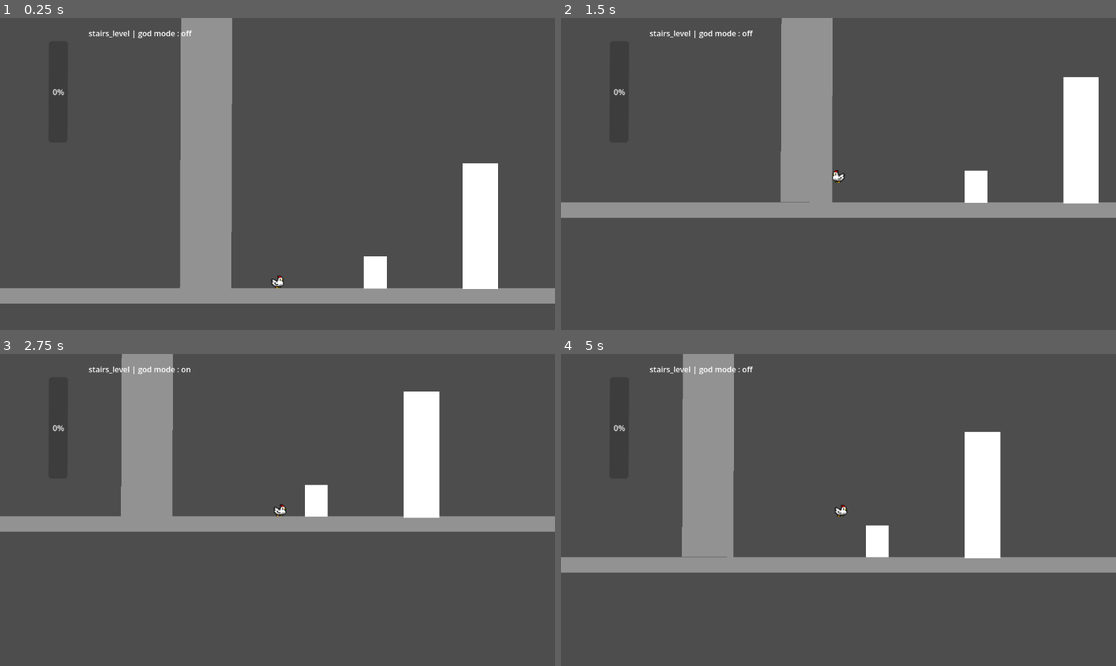
Above: before the commit, frames 1-4 (two rows, left to right).
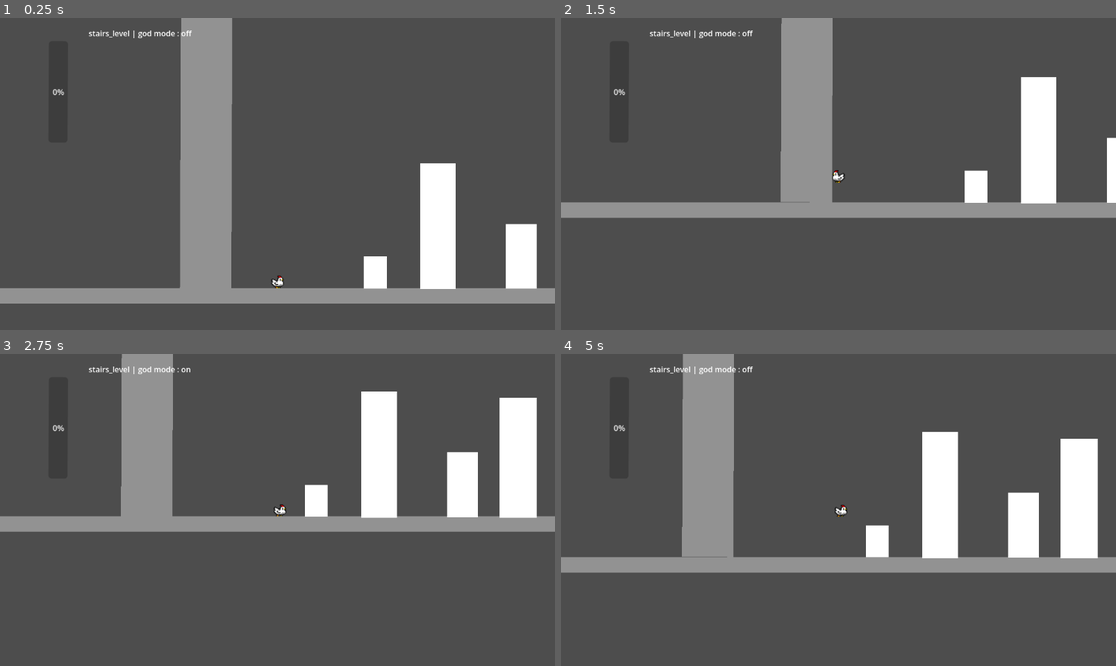
Above: after the commit, the same moments.

Repository: mgi-dev/size-them-up
Game: Godot game, scene res://scenes/levels/stairs.tscn
The game is run twice, just before and just after one commit, with the same random seed, the same clock (stepped at 60 frames per second) and the same inputs. This scene is started directly instead of the project's main scene.
Inputs (mouse positions are in pixels of both pictures, inside the frame that each line leads up to):
- Up to frame 1 (0.25 s): no input
- Up to frame 2 (1.5 s): move the mouse to (960, 158) at 0.52 s; hold Right mouse button (size_down) 0.53-1.28 s; hold A (player_move_right) from 0.53 s (still down); tap Space (player_jump) at 0.77 s; move the mouse to (727, 189) at 1.27 s; click (727, 189) at 1.35 s
- Up to frame 3 (2.75 s): tap Space (player_jump) at 1.52 s; tap Enter at 2 s; move the mouse to (333, 441) at 2.02 s; release A (player_move_right) at 2.03 s; hold D (player_move_left) from 2.03 s (still down); tap G (toggle_god_mode) at 2.1 s
- Up to frame 4 (5 s): move the mouse to (810, 572) at 2.77 s; release D (player_move_left) at 2.78 s; hold A (player_move_right) 2.78-4.28 s; right-click (810, 572) at 2.85 s; tap Space (player_jump) at 3.02, 3.77, 4.52 s; move the mouse to (1005, 556) at 3.52 s; press the mouse at (1005, 556) at 3.53 s; move the mouse to (672, 463) at 4.27 s; release the mouse at (672, 463) at 4.28 s; hold D (player_move_left) from 4.28 s (still down); tap G (toggle_god_mode) at 4.35 s

The runs differ from the first frame. In frame 1, 6.3% of the frame differs, in the area x 75-97%, y 46-87%; in frame 2, 5.5%; in frame 3, 9.1%, in the area x 65-97%, y 12-53%; in frame 4, 9.0%.

Commit message:
test level

Diff:
--- a/scenes/levels/stairs.tscn
+++ b/scenes/levels/stairs.tscn
@@ -3,6 +3,7 @@
 [ext_resource type="PackedScene" uid="uid://dfqw1xr5wsq0q" path="res://scenes/levels/base_level.tscn" id="1_fnp8j"]
 [ext_resource type="PackedScene" uid="uid://c513vd3w5aj6j" path="res://scenes/resizable/rect_resizable.tscn" id="2_fnp8j"]
 [ext_resource type="PackedScene" uid="uid://dolyu31t53k65" path="res://scenes/landscape/GreyBloc.tscn" id="3_a4rrn"]
+[ext_resource type="PackedScene" uid="uid://bvdw55jt5odq4" path="res://scenes/resizable/flying_rect.tscn" id="4_a4rrn"]
 
 [node name="stairs_level" unique_id=1818539085 instance=ExtResource("1_fnp8j")]
 
@@ -11,16 +12,53 @@
 scale = Vector2(1, 1.360005)
 
 [node name="ResizableV3" parent="." index="5" unique_id=1835094337 instance=ExtResource("2_fnp8j")]
-position = Vector2(453, 495)
+position = Vector2(364.99997, 509)
 scale = Vector2(1.56, 5.3599977)
 
 [node name="ResizableV4" parent="." index="6" unique_id=1726779183 instance=ExtResource("2_fnp8j")]
-position = Vector2(782, 564.00006)
+position = Vector2(538, 572)
 scale = Vector2(1.36, 2.7600026)
 
 [node name="ResizableV5" parent="." index="7" unique_id=1403647603 instance=ExtResource("2_fnp8j")]
-position = Vector2(933, 502)
+position = Vector2(654, 516)
 scale = Vector2(1.6400001, 5.08)
 
 [node name="GreyBloc2" parent="." index="8" unique_id=555845978 instance=ExtResource("3_a4rrn")]
-position = Vector2(1246, 446)
+position = Vector2(1113, 514)
+scale = Vector2(1, 0.6399988)
+
+[node name="ResizableV6" parent="." index="9" unique_id=282690473 instance=ExtResource("2_fnp8j")]
+position = Vector2(802, 564.00006)
+scale = Vector2(1.44, 2.9599974)
+
+[node name="GreyBloc3" parent="." index="10" unique_id=1294631470 instance=ExtResource("3_a4rrn")]
+position = Vector2(1762, 494.99997)
+scale = Vector2(0.91062593, 0.7458361)
+
+[node name="ResizableV7" parent="." index="11" unique_id=495201642 instance=ExtResource("2_fnp8j")]
+position = Vector2(1439, 610)
+
+[node name="FlyingRect" parent="." index="12" unique_id=116391965 instance=ExtResource("4_a4rrn")]
+position = Vector2(2136, 384)
+resize_mode = 2
+
+[node name="GreyBloc4" parent="." index="13" unique_id=392511413 instance=ExtResource("3_a4rrn")]
+position = Vector2(2528, 491.00003)
+scale = Vector2(1, 0.76000005)
+
+[node name="GreyBloc5" parent="." index="14" unique_id=2140932527 instance=ExtResource("3_a4rrn")]
+position = Vector2(2916.9998, 512.99994)
+scale = Vector2(0.6763089, 0.6330912)
+
+[node name="GreyBloc6" parent="." index="15" unique_id=400400075 instance=ExtResource("3_a4rrn")]
+position = Vector2(3136, 281)
+scale = Vector2(0.6122009, 0.34293872)
+
+[node name="ResizableV8" parent="." index="16" unique_id=479031640 instance=ExtResource("2_fnp8j")]
+position = Vector2(2975, 327.99997)
+scale = Vector2(1.5762751, 2.4359686)
+resize_mode = 1
+
+[node name="GreyBloc7" parent="." index="17" unique_id=1695737385 instance=ExtResource("3_a4rrn")]
+position = Vector2(2833, 176)
+scale = Vector2(0.4939946, 0.5864949)
Not shown, changed: TODO.md
